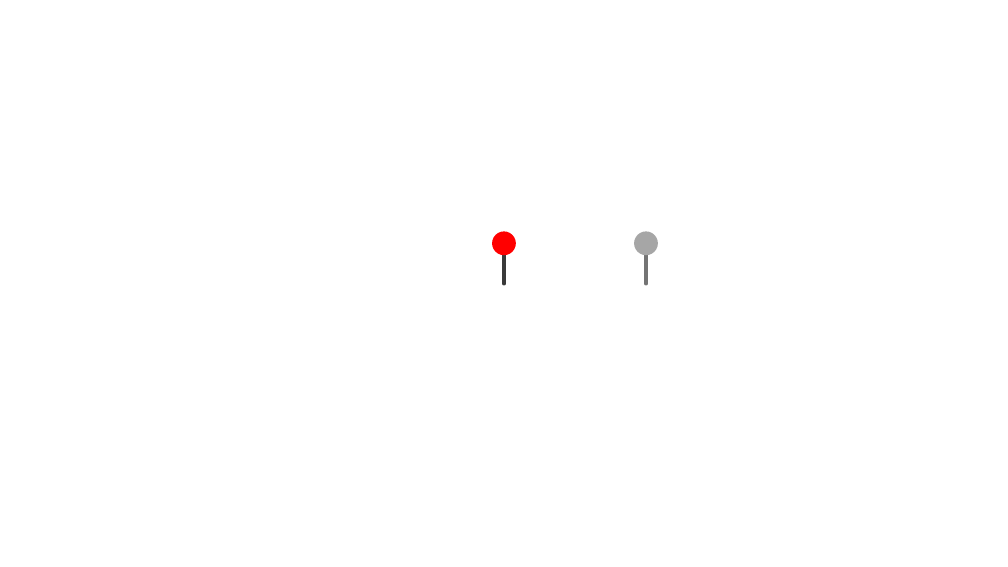
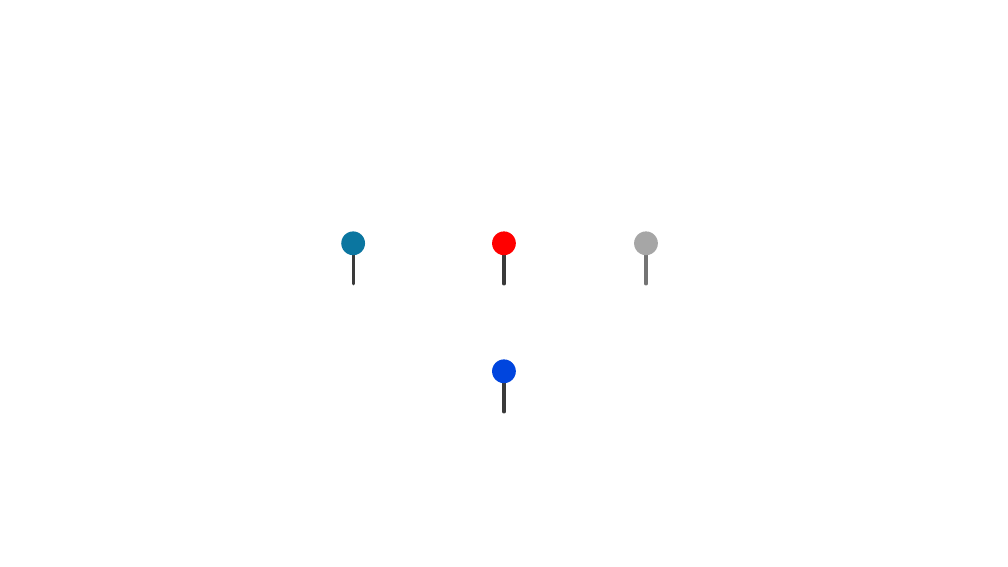
Before and after one commit to petrusk4/finnish-national-parks, a slide deck: slide 1 of pins.pptx. Drawn at 1008x567 pixels with LibreOffice and Linux fonts; fonts in the diff are those of the drawing. Boxes give left, top, right and bottom in pixels: in the first picture for what was removed or moved away, otherwise in the second. Text is boxed around its words. In the diff, an @@ line names an element or a change of style, - is before the commit and + after.

```diff
--- a/pins.pptx
+++ b/pins.pptx
@@ ellipse added at (x1=341, y1=231, x2=364, y2=255), fill #0B76A0 @@
@@ line added from (353, 256) to (353, 284), #3A3A3A 3 pt @@
@@ ellipse added at (x1=492, y1=359, x2=516, y2=383), fill #0045DE @@
@@ line added from (504, 383) to (504, 412), #3A3A3A 3 pt @@
```
Also in this commit, not shown: 6 other files.
